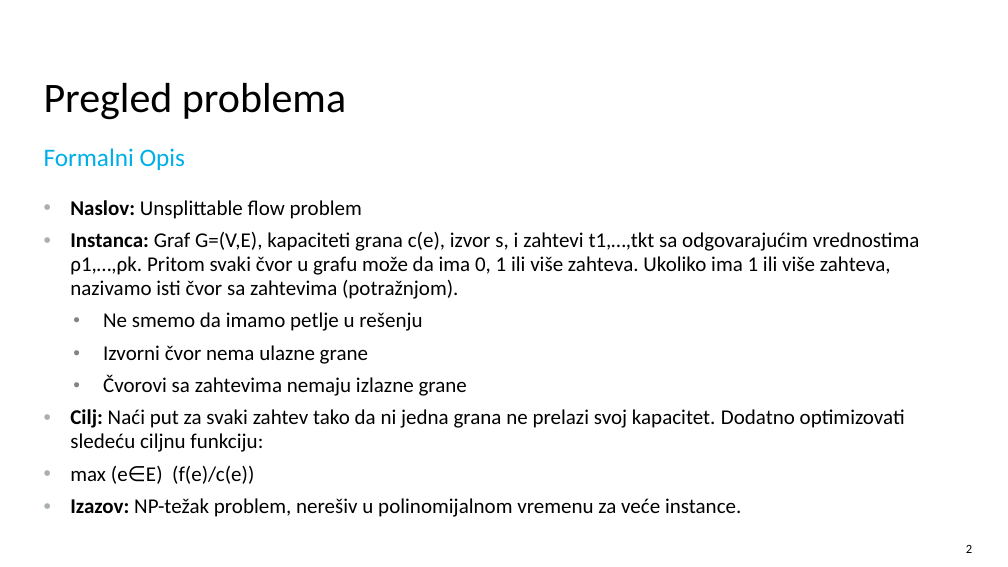
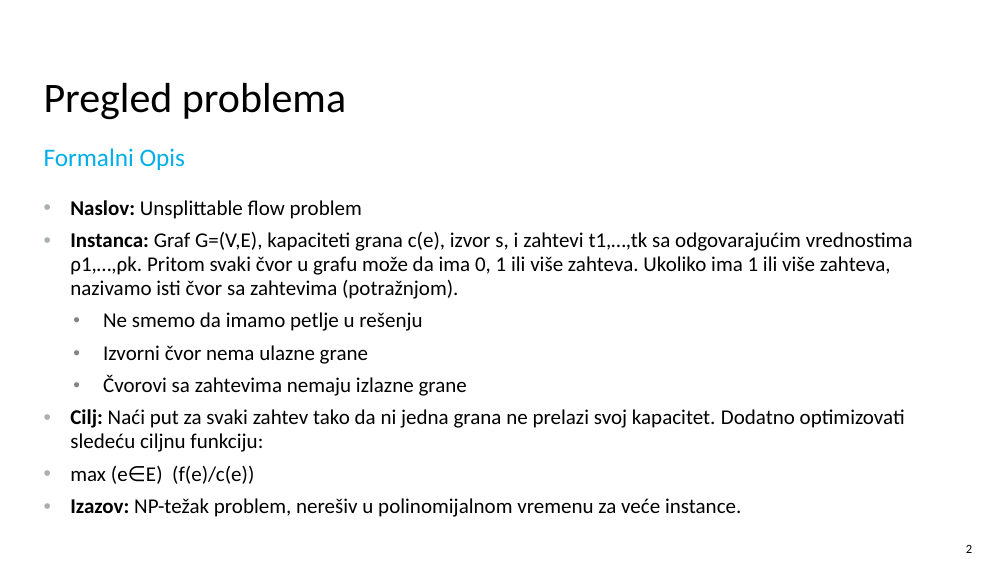
Before and after one commit to aleksatoroman/unsplittable-flow-optimizer, a slide deck: slide 2 of docs/minimum_unsplittable_flow_optimizer_sr.pptx. Drawn at 1008x567 pixels with LibreOffice and Linux fonts; fonts in the diff are those of the drawing. Boxes give left, top, right and bottom in pixels: in the first picture for what was removed or moved away, otherwise in the second. Text is boxed around its words. In the diff, an @@ line names an element or a change of style, - is before the commit and + after.

Commit message:
Update presentation

```diff
--- a/docs/minimum_unsplittable_flow_optimizer_sr.pptx
+++ b/docs/minimum_unsplittable_flow_optimizer_sr.pptx
@@ text at <box>70,232,913,299</box>: text changed @@
-• Instanca: Graf G=(V,E), kapaciteti grana c(e), izvor s, i zahtevi t1,…,tkt sa odgovarajućim vrednostima ρ1,…,ρk. Pritom svaki čvor u grafu može da ima 0, 1 ili više zahteva. Ukoliko ima 1 ili više zahteva, nazivamo isti čvor sa zahtevima (potražnjom).
+• Instanca: Graf G=(V,E), kapaciteti grana c(e), izvor s, i zahtevi t1,…,tk sa odgovarajućim vrednostima ρ1,…,ρk. Pritom svaki čvor u grafu može da ima 0, 1 ili više zahteva. Ukoliko ima 1 ili više zahteva, nazivamo isti čvor sa zahtevima (potražnjom).
```
Also in this commit, not shown: 1 other slide changed.
